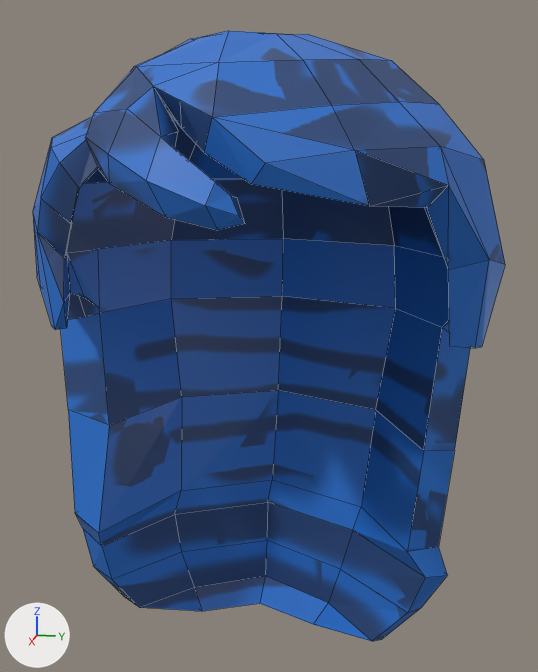
An edit to the Blender file Hilda-Dec-22-2024.blend, drawn before and after from the same camera.
Both versions are drawn from a camera (50 mm lens) standing at (1.507, 0.346, 2.085) and looking at (-0.061, 0.032, 1.693). Arrows for +X, +Y and +Z are at lower left; the lights stay in place. The picture after the commit comes second. Mesh edges are drawn as thin lines.

The older version as bpy lines, for what is in view:
```python
me_object_004 = bpy.data.meshes.new('Object.004')
me_object_004.from_pydata(...)  # 215 vertices, 226 faces; spans x -0.491..0.436, y -0.508..0.514, z 0.85..2.314
me_object_004.materials.append(mat_material_002)  # picture img_material_002_base_color
ob_body_002 = bpy.data.objects.new('Body.002', me_object_004)
ob_body_002.location = (0.0, 0.0, 0.0)
```
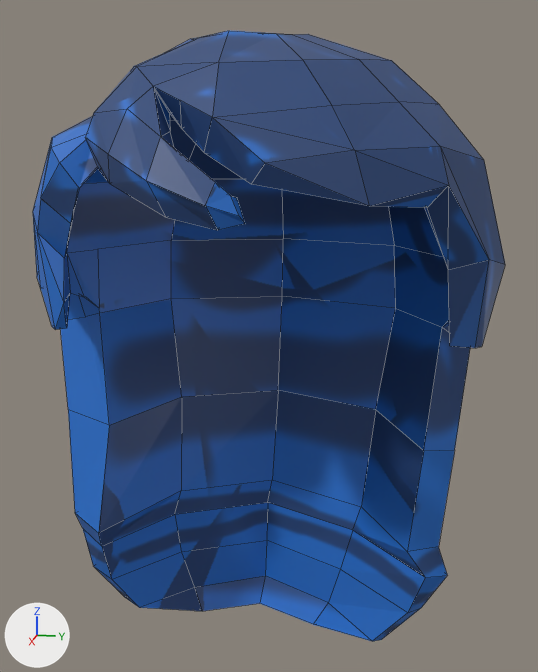
Where the change shows, as pixel boxes (x1, y1, x2, y2) in the pictures (538 x 672 px; the box of a moved part takes in the faces that stretch with it):
```json
{"part": 1, "of": "me_object_004", "change": "moved or reshaped", "before": [86, 62, 448, 230], "after": [86, 62, 448, 230]}
{"part": 2, "of": "me_object_004", "change": "surface changed", "before": [35, 31, 505, 641], "after": [35, 31, 505, 641]}
```

Edits to the scene script, one JSON object a line:
```json
{"block": "me_object_004", "where": "# used by ob_body_002; location = (0.0, 0.0, 0.0)"}
{"op": "remove", "block": "me_object_004", "code": "me_object_004.from_pydata(...)  # 215 vertices, 226 faces; spans x -0.491..0.436, y -0.508..0.514, z 0.85..2.314"}
{"op": "add", "block": "me_object_004", "code": "me_object_004.from_pydata(...)  # 215 vertices, 225 faces; spans x -0.491..0.436, y -0.508..0.514, z 0.85..2.314"}
{"block": "me_object_004", "change": "me_object_004 part 1"}
{"block": "me_object_004", "change": "23 faces are deleted"}
{"block": "me_object_004", "change": "1 vertex moves from x 0.265, y -0.057, z 2.121 to x 0.268, y -0.071, z 2.121"}
{"block": "me_object_004", "change": "22 new faces join them"}
{"block": "me_object_004", "change": "me_object_004 part 2: 220 kept faces spanning x -0.491..0.436, y -0.508..0.514, z 0.85..2.314 get new texture (UV) coordinates"}
```
